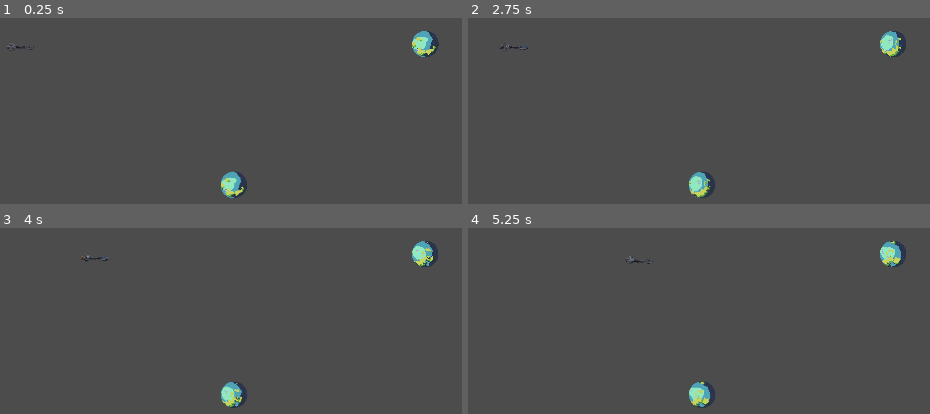
Above: before the commit, frames 1-4 (two rows, left to right).
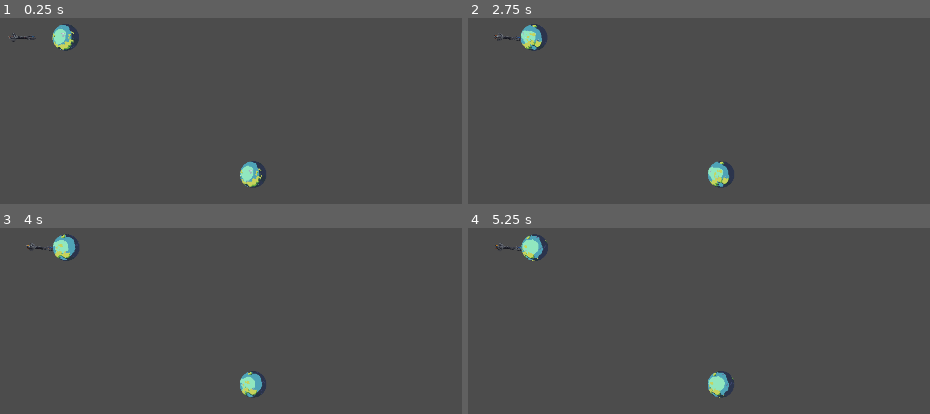
Above: after the commit, the same moments.

Repository: LucCornu1/ProtoGD
Game: Godot game, scene res://Scenes/Levels/DefaultLevel.tscn
Two runs of this game, one before a commit and one after it. Both use one fixed random seed, a clock stepped at 60 frames per second and the inputs below.
Inputs:
- Up to frame 1 (0.25 s): no input
- Up to frame 2 (2.75 s): tap Enter at 0.5, 2 s; hold Space (player_forward) 0.53-1.28 s; hold Space (player_forward) from 2.03 s (still down)
- Up to frame 3 (4 s): release Space (player_forward) at 3.53 s
- Up to frame 4 (5.25 s): tap Enter at 5 s

The runs differ from the first frame. In frame 1, 2.6% of the frame differs, in the area x 1-96%, y 3-97%; in frame 2, 2.6%; in frame 3, 2.6%; in frame 4, 2.6%, in the area x 5-95%, y 3-97%.

Commit message:
[0.0.1] Added : Collision detection

Diff:
--- a/Scenes/Actors/CelestialObjects/CelestialObject.gd
+++ b/Scenes/Actors/CelestialObjects/CelestialObject.gd
@@ -24,6 +24,8 @@
 	_compute_gravity(_delta)
 #	_apply_movement()
 
+func _process(_delta : float) -> void:
+	pass
 
 #### VIRTUALS ####
 
@@ -45,3 +47,5 @@
 
 
 #### SIGNAL RESPONSES ####
+func _on_collision_shape_2D_body_entered(body : PhysicsBody2D) -> void:
+	print(body)
--- a/Scenes/Actors/CelestialObjects/CelestialObject.tscn
+++ b/Scenes/Actors/CelestialObjects/CelestialObject.tscn
@@ -4,6 +4,8 @@
 
 [node name="CelestialObject" type="RigidBody2D"]
 mass = 100.0
+contacts_reported = 1
+contact_monitor = true
 script = ExtResource( 1 )
 
 [node name="AnimatedSprite" type="AnimatedSprite" parent="."]
--- a/Scenes/Actors/CelestialObjects/CharacterShip.gd
+++ b/Scenes/Actors/CelestialObjects/CharacterShip.gd
@@ -25,7 +25,7 @@
 
 #### BUILT-IN ####
 func _ready() -> void:
-	pass
+	var __ = connect("body_entered", self, "_on_body_entered")
 
 func _physics_process(_delta : float) -> void:
 	apply_movement(_delta)
@@ -77,3 +77,5 @@
 
 
 #### SIGNAL RESPONSES ####
+func _on_body_entered(body : PhysicsBody2D) -> void:
+	print ("Hello There " + body.name + " !")
--- a/Scenes/Actors/CelestialObjects/CharacterShip.tscn
+++ b/Scenes/Actors/CelestialObjects/CharacterShip.tscn
@@ -16,11 +16,11 @@
 "speed": 5.0
 } ]
 
-[sub_resource type="CapsuleShape2D" id=3]
-radius = 8.88373
-height = 94.2073
+[sub_resource type="RectangleShape2D" id=3]
+extents = Vector2( 58, 6.5 )
 
 [node name="CharacterShip" instance=ExtResource( 2 )]
+mode = 2
 mass = 1.0
 script = ExtResource( 3 )
 grav_scale = 1000.0
@@ -31,5 +31,5 @@
 frames = SubResource( 2 )
 
 [node name="CollisionShape2D" parent="." index="1"]
-rotation = 1.5708
+position = Vector2( 0, 2.5 )
 shape = SubResource( 3 )
--- a/Scenes/Actors/CelestialObjects/Planets/BasePlanet.tscn
+++ b/Scenes/Actors/CelestialObjects/Planets/BasePlanet.tscn
@@ -2324,12 +2324,13 @@
 
 [node name="BasePlanet" instance=ExtResource( 1 )]
 mass = 1.0
+can_sleep = false
 script = ExtResource( 2 )
 grav_scale = 10.0
 
 [node name="AnimatedSprite" parent="." index="0"]
 frames = SubResource( 577 )
-frame = 457
+frame = 514
 
 [node name="CollisionShape2D" parent="." index="1"]
 shape = SubResource( 578 )
--- a/Scenes/Levels/DefaultLevel.gd
+++ b/Scenes/Levels/DefaultLevel.gd
@@ -21,35 +21,35 @@
 	pass
 
 func _physics_process(_delta : float) -> void:
-	_compute_forces()
+	pass
 
 
 #### VIRTUALS ####
 
 
 #### LOGIC ####
-func _compute_forces() -> void:
-	pass
+#func _compute_forces() -> void:
+#	pass
 #		if _i.is_class("CelestialObject"):
 #			_i.set_applied_force(Vector2(0.0, 0.0))
 #			for _j in _ysort.get_children():
 #				if _j.is_class("CelestialObject") and _i != _j:
 #					var grav = _compute_gravity(_i, _j)
 #					_i.set_applied_force(_i.get_applied_force() + grav)
-
+#
 #	if _character.is_class("CelestialObject"):
 #		_character.set_applied_force(Vector2(0.0, 0.0))
 #		for _j in _ysort.get_children():
 #			if _j.is_class("CelestialObject") and _character != _j:
 #				var grav = _compute_gravity(_character, _j)
 #				_character.set_applied_force(_character.get_applied_force() + grav)
+#
+#func _compute_gravity(A : CelestialObject, B : CelestialObject) -> Vector2:
+#	return Vector2(0.0, 0.0)
+#P = m*g
 
-func _compute_gravity(A : CelestialObject, B : CelestialObject) -> Vector2:
-	return Vector2(0.0, 0.0)
-	# P = m*g
-
-	# G * ((A.mass * B.mass) / A.position.distance_squared_to(B.position) / 100) * A.position.direction_to(B.position)
-	# G * (M_a * M_b / d²) * (B_Vector - A_Vector).normalized()
+#G * ((A.mass * B.mass) / A.position.distance_squared_to(B.position) / 100) * A.position.direction_to(B.position)
+#G * (M_a * M_b / d²) * (B_Vector - A_Vector).normalized()
 
 
 #### INPUTS ####
--- a/Scenes/Levels/DefaultLevel.tscn
+++ b/Scenes/Levels/DefaultLevel.tscn
@@ -8,24 +8,18 @@
 script = ExtResource( 1 )
 
 [node name="CharacterShip" parent="." instance=ExtResource( 2 )]
-position = Vector2( -852, 470 )
-rotation = 0.011611
-mass = 0.1
-
-[node name="YSort" type="YSort" parent="."]
-sort_enabled = false
-
-[node name="BasePlanet" parent="YSort" instance=ExtResource( 3 )]
-position = Vector2( 173, 1133 )
-rotation = 0.00580548
-mass = 1000.0
-
-[node name="BasePlanet2" parent="YSort" instance=ExtResource( 3 )]
-position = Vector2( 1093, 455 )
-rotation = 0.00580548
-mass = 3000.0
+position = Vector2( -852, 424 )
+thruster_force = 10.0
 
 [node name="Camera2D" type="Camera2D" parent="."]
 position = Vector2( 960, 540 )
 current = true
 zoom = Vector2( 2, 2 )
+
+[node name="BasePlanet" parent="." instance=ExtResource( 3 )]
+position = Vector2( -635, 424 )
+mass = 2500.0
+
+[node name="BasePlanet2" parent="." instance=ExtResource( 3 )]
+position = Vector2( 266, 1083 )
+mass = 1000.0
--- /dev/null
+++ b/Scenes/Levels/Test.gd
@@ -0,0 +1,26 @@
+extends RigidBody2D
+func is_class(value: String): return value == "" or .is_class(value)
+func get_class() -> String: return ""
+
+#### ACCESSORS ####
+
+#### BUILT-IN ####
+func _ready() -> void:
+	var __ = connect("body_entered", self, "_on_body_entered")
+
+
+#### VIRTUALS ####
+
+
+
+#### LOGIC ####
+
+
+
+#### INPUTS ####
+
+
+
+#### SIGNAL RESPONSES ####
+func _on_body_entered(body : PhysicsBody2D) -> void:
+	pass
Not shown, changed: Changelog.md
